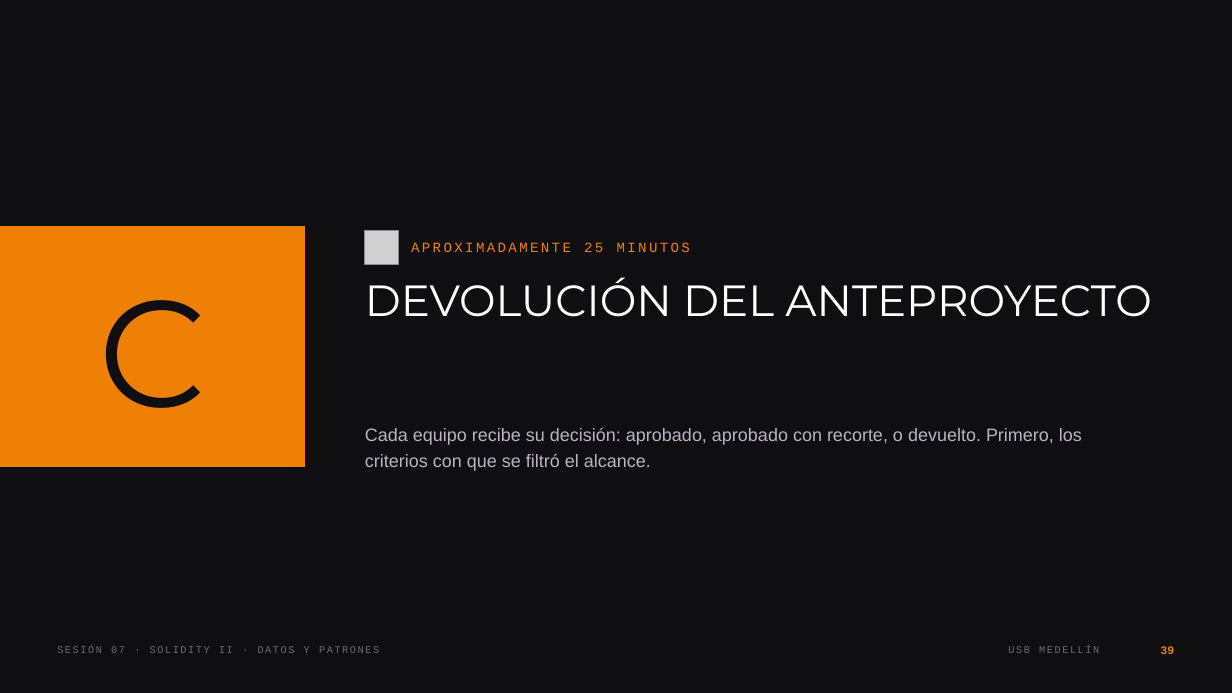
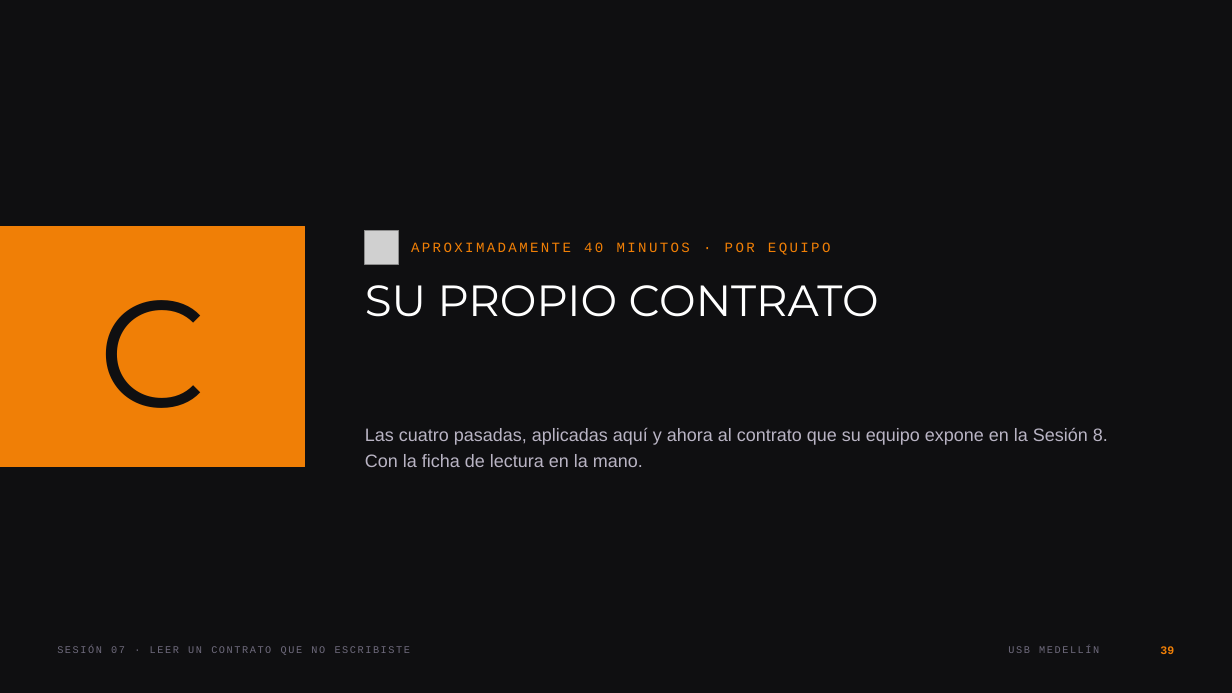
Before and after one commit to andresdapena81/curso-blockchain-web3-usb, a slide deck: slide 39 of material/Sesion-07-Blockchain-Web3.pptx. Drawn at 1232x693 pixels with LibreOffice and Linux fonts; fonts in the diff are those of the drawing; grey boxes stand for pictures. Boxes give left, top, right and bottom in pixels: in the first picture for what was removed or moved away, otherwise in the second. Text is boxed around its words. In the diff, an @@ line names an element or a change of style, - is before the commit and + after.

```diff
--- a/material/Sesion-07-Blockchain-Web3.pptx
+++ b/material/Sesion-07-Blockchain-Web3.pptx
@@ text at (x1=411, y1=242, x2=831, y2=255): text changed @@
-APROXIMADAMENTE 25 MINUTOS
+APROXIMADAMENTE 40 MINUTOS · POR EQUIPO
@@ text at (x1=365, y1=285, x2=879, y2=317): text changed @@
-DEVOLUCIÓN DEL ANTEPROYECTO
+SU PROPIO CONTRATO
@@ text at (x1=365, y1=427, x2=1108, y2=467): text changed @@
-Cada equipo recibe su decisión: aprobado, aprobado con recorte, o devuelto. Primero, los criterios con que se filtró el alcance.
+Las cuatro pasadas, aplicadas aquí y ahora al contrato que su equipo expone en la Sesión 8. Con la ficha de lectura en la mano.
@@ text at (x1=57, y1=646, x2=410, y2=655): text changed @@
-SESIÓN 07 · SOLIDITY II · DATOS Y PATRONES
+SESIÓN 07 · LEER UN CONTRATO QUE NO ESCRIBISTE
```
Also in this commit, not shown: 12 other slides changed, 32 slides added, 32 slides removed, 14 other files.
